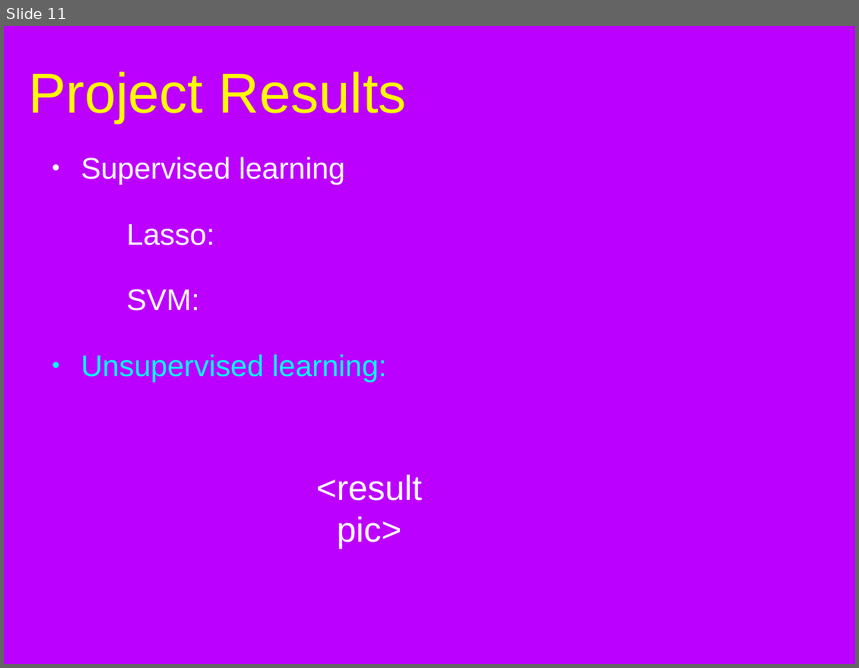
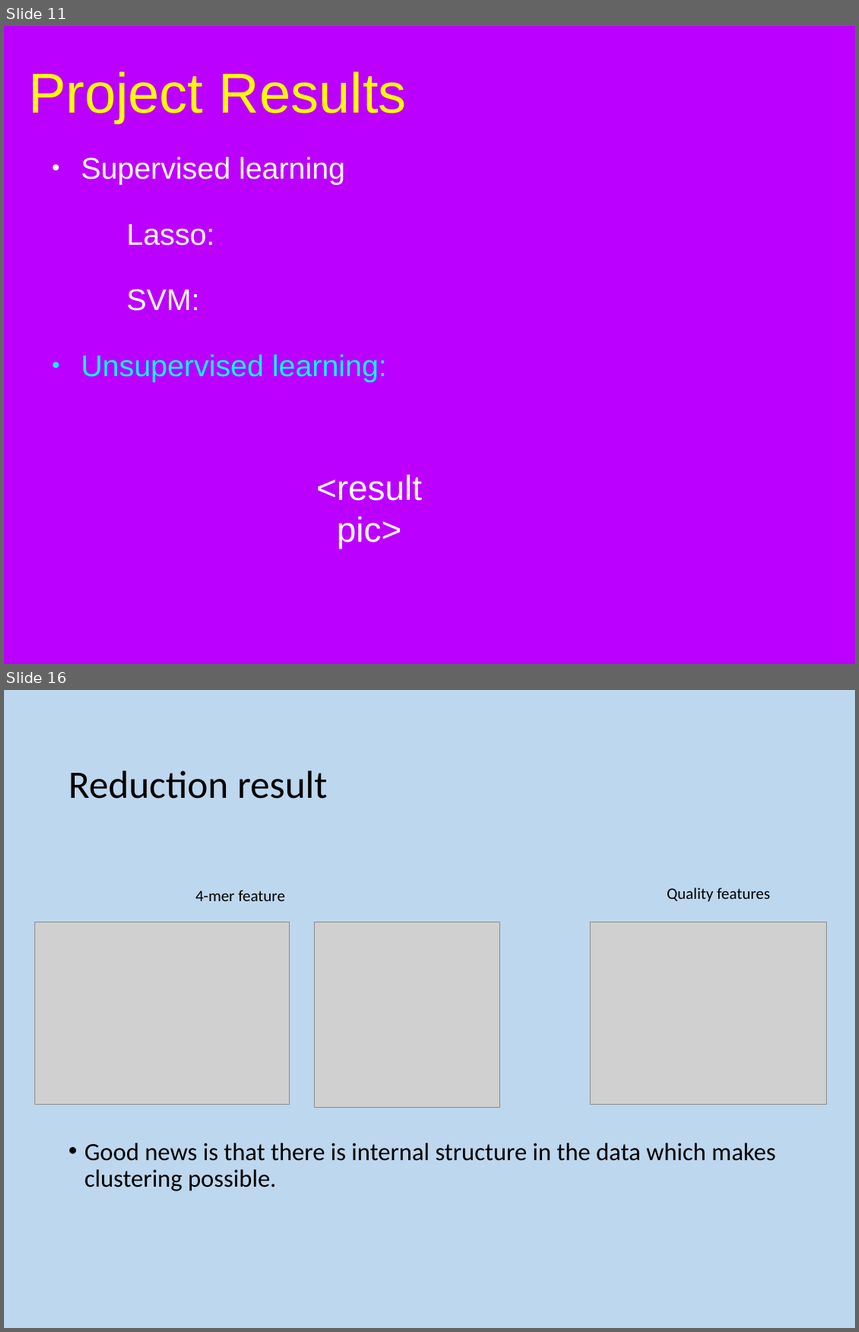
Before and after one commit to bx3/EE595, a slide deck: document/595combine.pptx. Shown one above the other, each under a label of ours: slide 11 before the commit, slides 11 and 16 after it; the slides between them are not shown. The pictures are 859x668 and 859x1332 pixels, drawn with LibreOffice and Linux fonts; fonts in the diff are those of the drawing; grey boxes stand for pictures; background and template pictures are left out. Boxes give left, top, right and bottom in pixels: in the first picture for what was removed or moved away, otherwise in the second. Text is boxed around its words. In the diff, an @@ line names an element or a change of style, - is before the commit and + after.

```diff
--- a/document/595combine.pptx
+++ b/document/595combine.pptx
@@ slide 16 added at [4,690,855,1328], background #BDD7EE @@
@@ title added at [69,771,328,799], 46.9 pt, text #000000 @@
+Reduction result
@@ text added at [196,890,285,901], 19.2 pt, text #000000 @@
+4-mer feature
@@ text added at [667,888,770,902], 19.2 pt, text #000000 @@
+Quality features
@@ picture added at [35,922,290,1104] @@
@@ picture added at [315,922,500,1107] @@
@@ picture added at [591,922,826,1104] @@
@@ text added at [85,1143,775,1192], 29.9 pt, text #000000 @@
+• Good news is that there is internal structure in the data which makes clustering possible.
```
Also in this commit, not shown: 5 slides changed, 13 other slides added, 1 slide removed.
